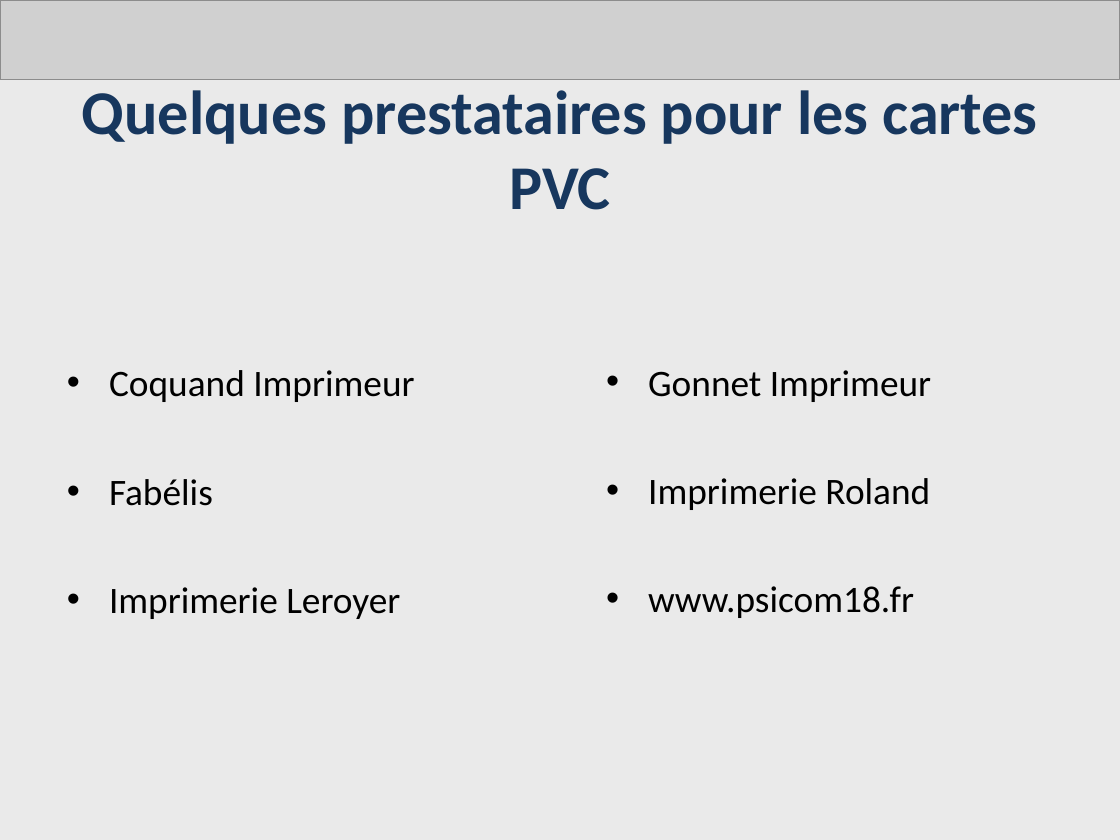
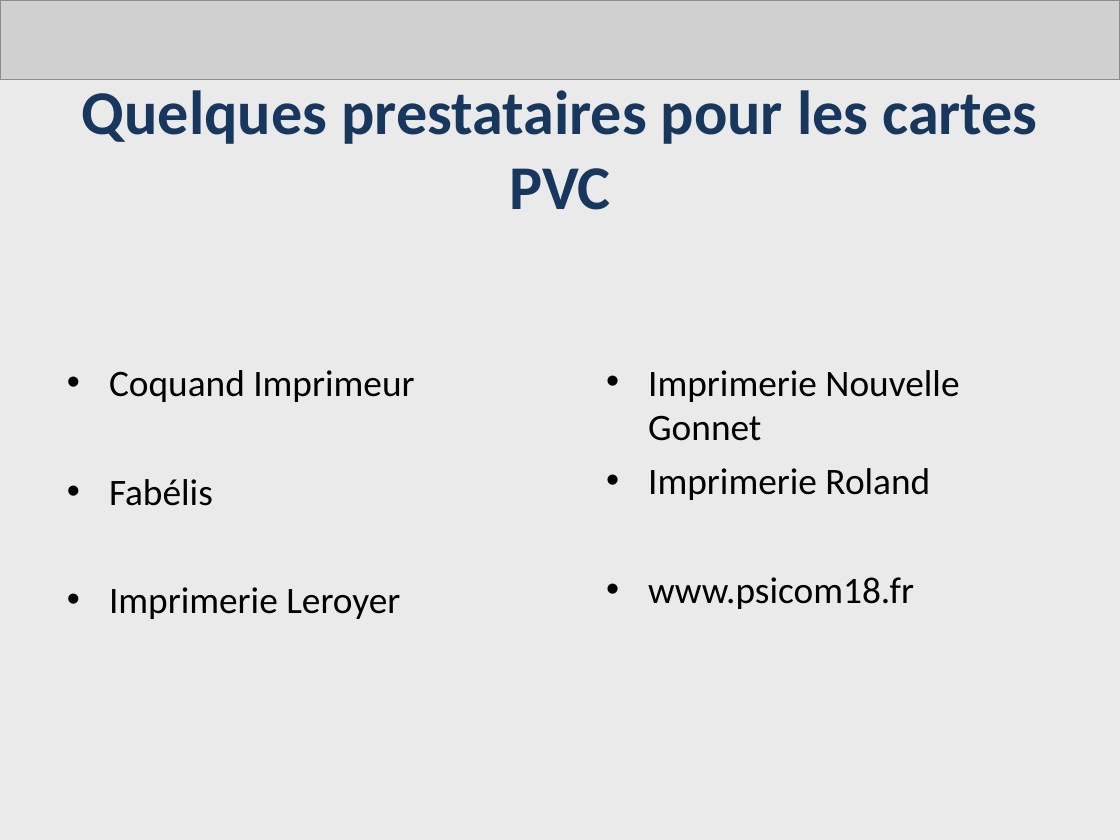
Before and after one commit to AdrienLombard/SimplePass, a slide deck: slide 6 of source/Système d'impression- Bilan intermédiaire - Version Adrien.ppt. Drawn at 1120x840 pixels with LibreOffice and Linux fonts; fonts in the diff are those of the drawing; grey boxes stand for pictures. Boxes give left, top, right and bottom in pixels: in the first picture for what was removed or moved away, otherwise in the second. Text is boxed around its words. In the diff, an @@ line names an element or a change of style, - is before the commit and + after.

```diff
--- a/source/Système d'impression- Bilan intermédiaire - Version Adrien.ppt
+++ b/source/Système d'impression- Bilan intermédiaire - Version Adrien.ppt
@@ text at (x1=648, y1=370, x2=959, y2=441): text changed @@
-• Gonnet Imprimeur
+• Imprimerie Nouvelle Gonnet
```
